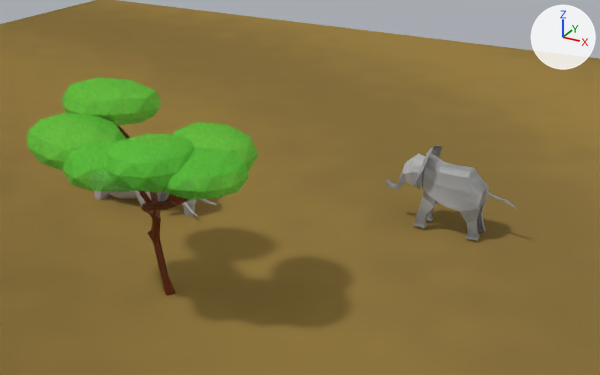
The Blender file models/scene/savanna_with_textures.blend, before and after one commit.
The view is the same before and after, from a 50 mm lens placed at (14.4, -19.6, 13.47), pointed at (2.52, 1.99, 2.68). The lights are fixed; the arrows at upper right show +X, +Y and +Z.

The first picture shows 'Plane', 'elephant-model', 'leafs', 'leafs2', 'leafs3', 'leafs4', 'leafs5', 'leafs6', 'słoń.002', 'trunk'.
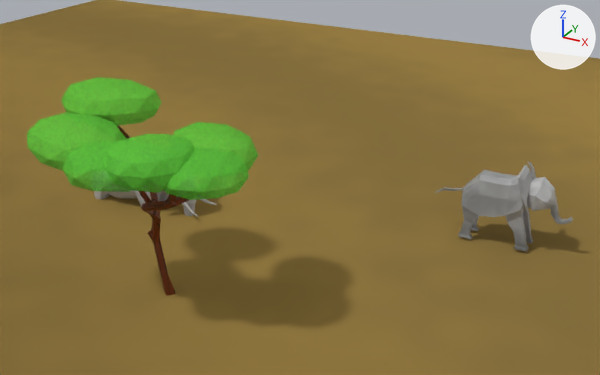
Boxes (x1, y1, x2, y2) around the edits, measured in the pictures (600 x 375 px):
'elephant-model', moved, turned
    before: (386, 145, 516, 240)
    after: (436, 162, 573, 251)

The edits, one by one:
Object 'elephant-model' (ob_elephant_model) moves from (5.92, 6.5, 0.12) to (8.08, 6.5, 0.12).
Object 'elephant-model' (ob_elephant_model) turns from (0, 0, -90) to (0, 0, 90) degrees about x, y and z.
